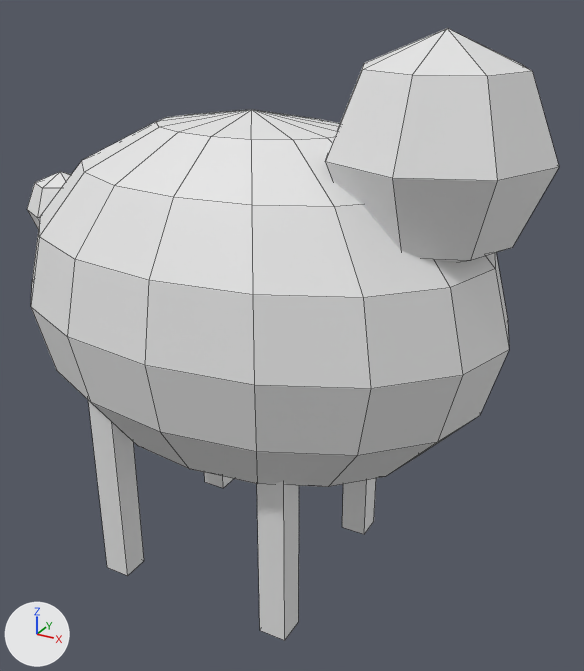
The Blender file Proyecto_II/Assets/zz_ToDelete/PrefabsNoSirven/PruebaModeloOveja.blend, before and after one commit.
Before and after are seen from a 50 mm camera at (0.578, -0.94, 0.877) aimed at (0.05, 0.02, 0.397). Lighting does not change. The marker at lower left points along +X, +Y and +Z. Mesh edges are drawn as thin lines.
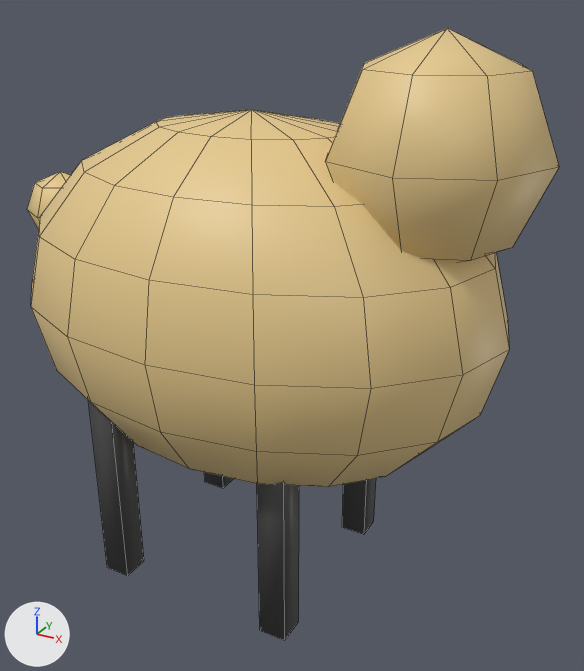
What the commit changed:
Material 'Material.001' (mat_material_001) is new.
Its base color is (0.8, 0.594, 0.269) (beige #e7cb8e).
Material 'Material.002' (mat_material_002) is new.
Its base color is (0.0637, 0.0637, 0.0637) (dark grey #474747).
me_cube_001 has 192 vertices, 208 faces and spans x -0.408..0.403, y 0.002..0.827, z -0.256..0.256.
me_cube_001 is used by ob_cube; parent ob_empty; location (0.0, 0.0, 0.0).
me_cube_001 part 1: 184 of the faces centred in x -0.4..0.364, y 0.199..0.799, z -0.237..0.237 switch from no material to mat_material_001 (beige #e7ca8e).
me_cube_001 part 2: 12 of the faces centred in x -0.194..-0.152, y 0.002..0.371, z -0.162..0.159 switch from no material to mat_material_002 (dark grey #474747).
me_cube_001 part 3: 12 of the faces centred in x 0.094..0.136, y 0.002..0.371, z -0.162..0.159 switch from no material to mat_material_002 (dark grey #474747).

Boxes (x1, y1, x2, y2) around the edits, measured in the pictures (584 x 671 px):
part 1 of me_cube_001, recoloured (white to beige)
    both: (27, 28, 559, 487)
part 2 of me_cube_001, recoloured
    both: (88, 400, 233, 576)
part 3 of me_cube_001, recoloured
    both: (257, 478, 376, 640)
